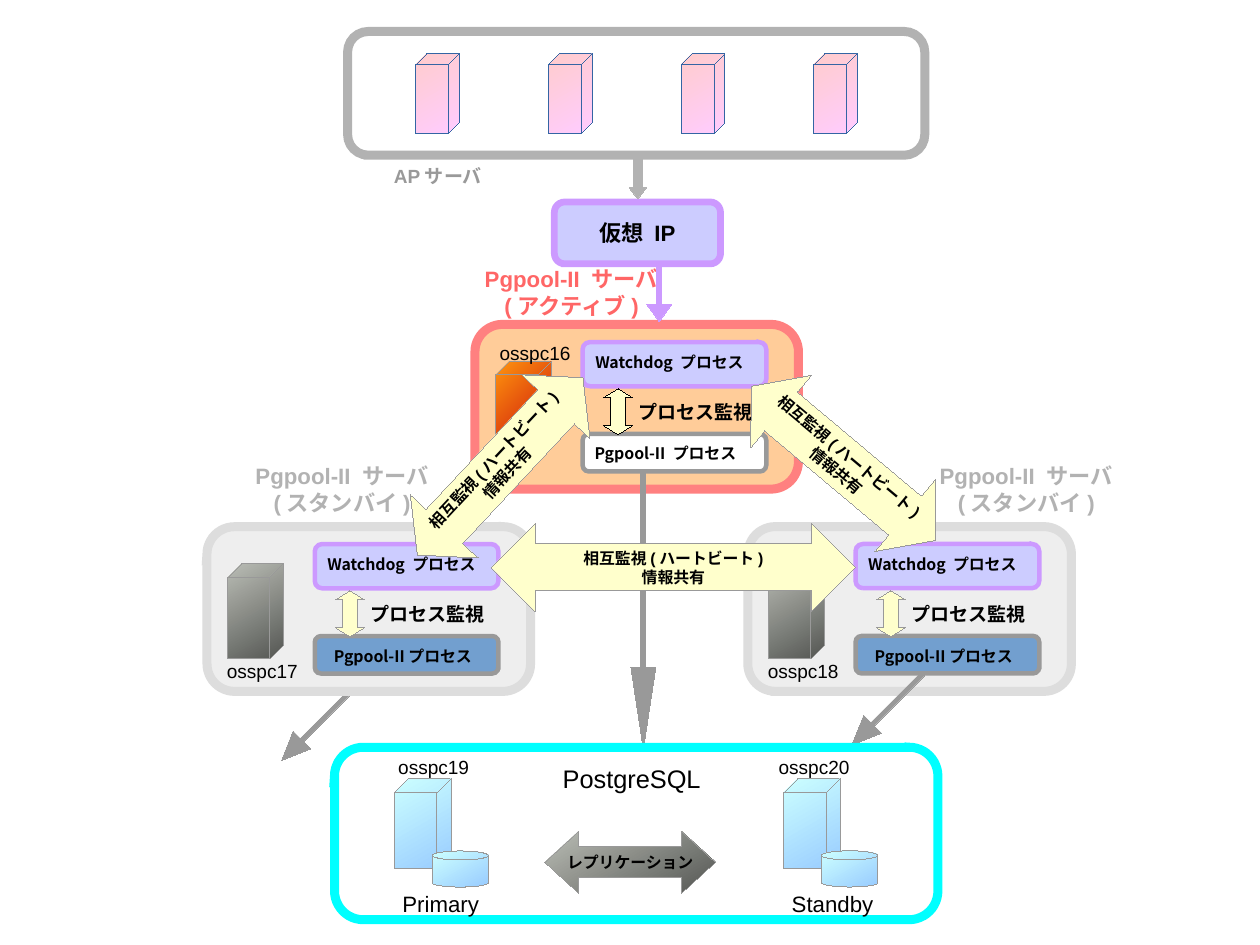
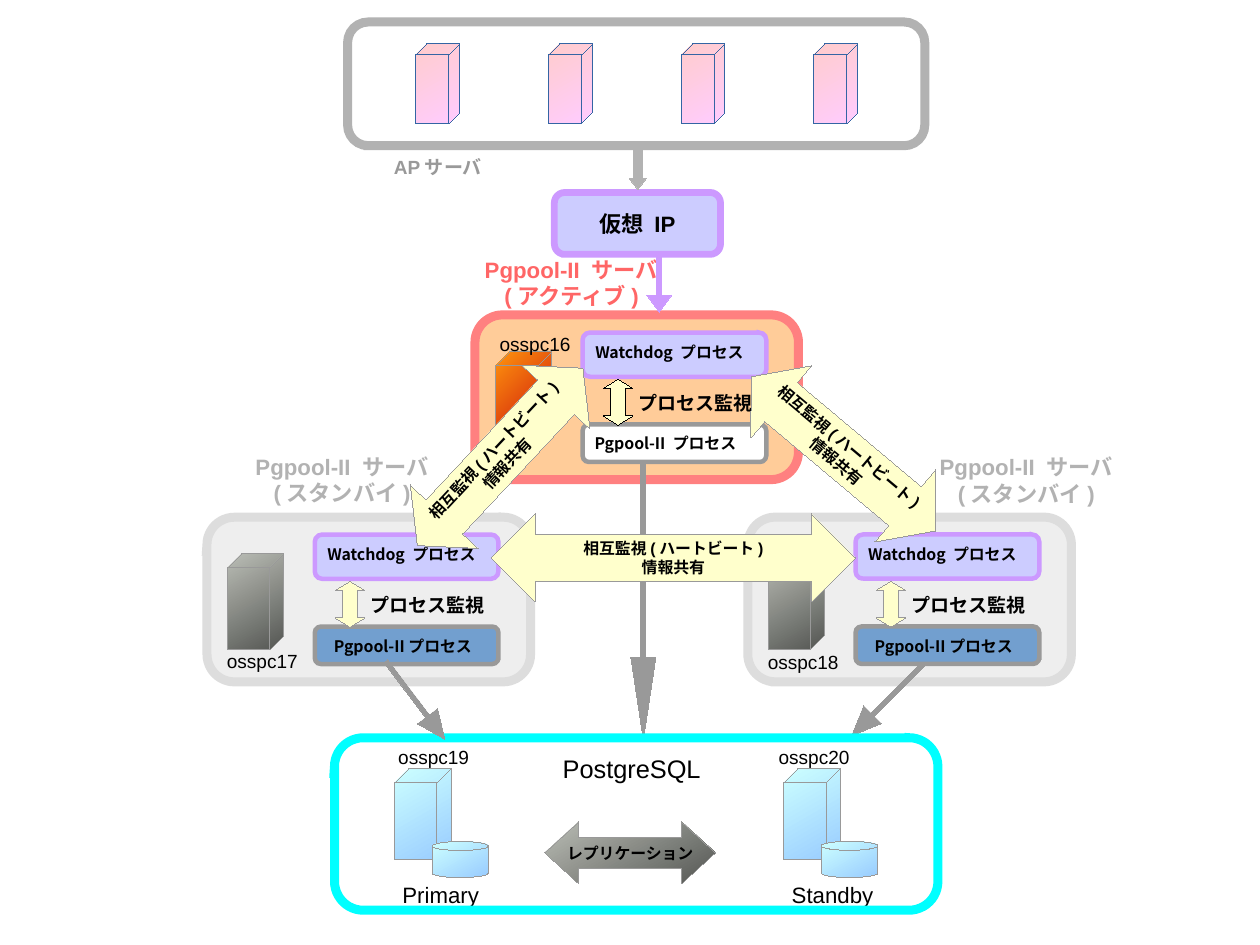
Before and after one commit to pgpool/pgpool2, a slide deck: slide 1 of doc.ja/src/figures/cluster.odp. Drawn at 1260x945 pixels with LibreOffice and Linux fonts; fonts in the diff are those of the drawing. Boxes give left, top, right and bottom in pixels: in the first picture for what was removed or moved away, otherwise in the second. Text is boxed around its words. In the diff, an @@ line names an element or a change of style, - is before the commit and + after.

```diff
--- a/doc.ja/src/figures/cluster.odp
+++ b/doc.ja/src/figures/cluster.odp
@@ 34 freeform shapes, 20 texts, 1 free moved together from (x1=207, y1=32, x2=1113, y2=920) to (x1=207, y1=22, x2=1113, y2=910) @@
@@ freeform shape at (x1=377, y1=654, x2=456, y2=748): rotation 45 to 322 degrees; outline redrawn @@
```
Also in this commit, not shown: 3 other files.
